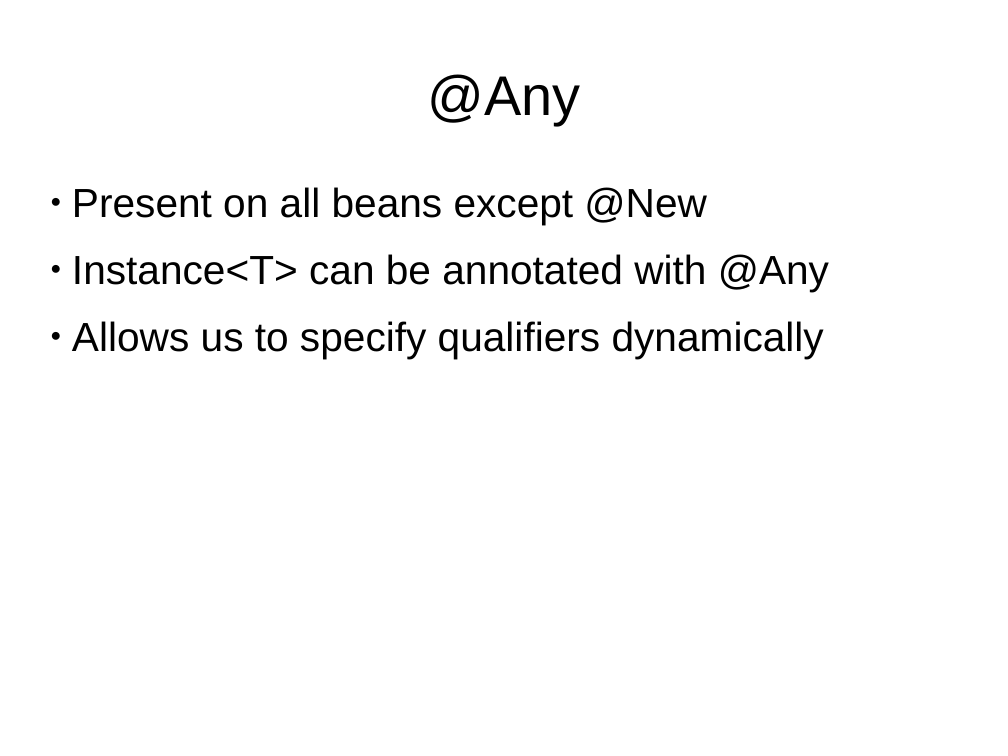
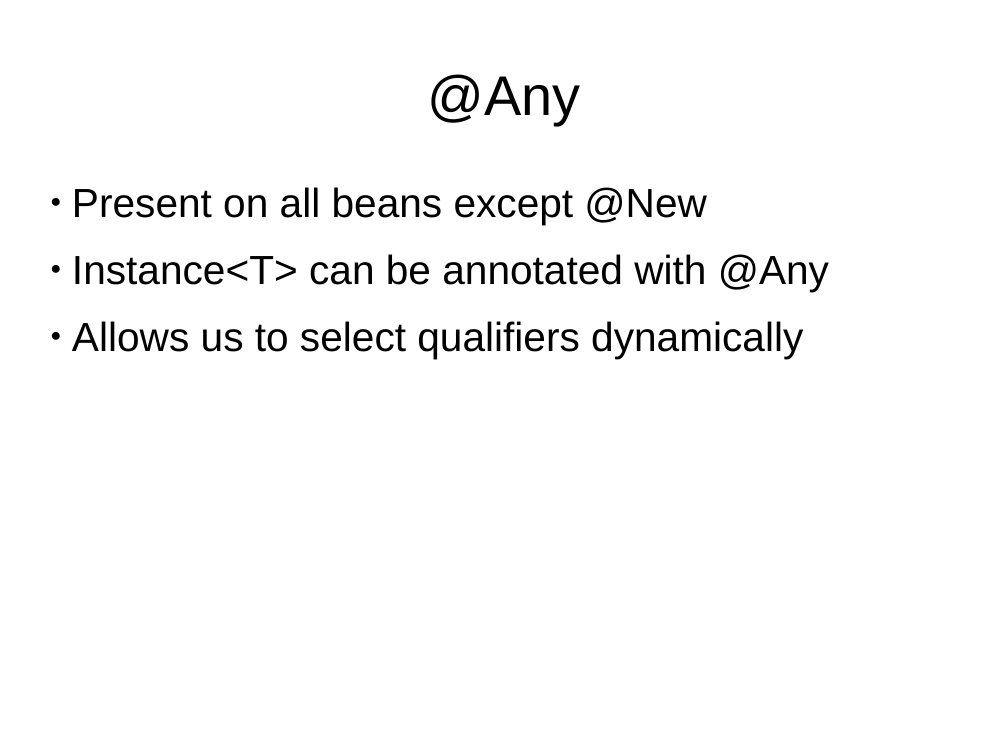
Before and after one commit to FrigoCoder/CDI, a slide deck: slide 58 of CDI.odp (slide 57 before the commit). Drawn at 1008x756 pixels with LibreOffice and Linux fonts; fonts in the diff are those of the drawing. Boxes give left, top, right and bottom in pixels: in the first picture for what was removed or moved away, otherwise in the second. Text is boxed around its words. In the diff, an @@ line names an element or a change of style, - is before the commit and + after.

Commit message:
PROGRESS

```diff
--- a/CDI.odp
+++ b/CDI.odp
@@ text at <box>72,321,803,358</box>: text changed @@
-● Allows us to specify qualifiers dynamically
+● Allows us to select qualifiers dynamically
```
Also in this commit, not shown: 1 other slide changed, 6 slides added, 1 slide removed.
